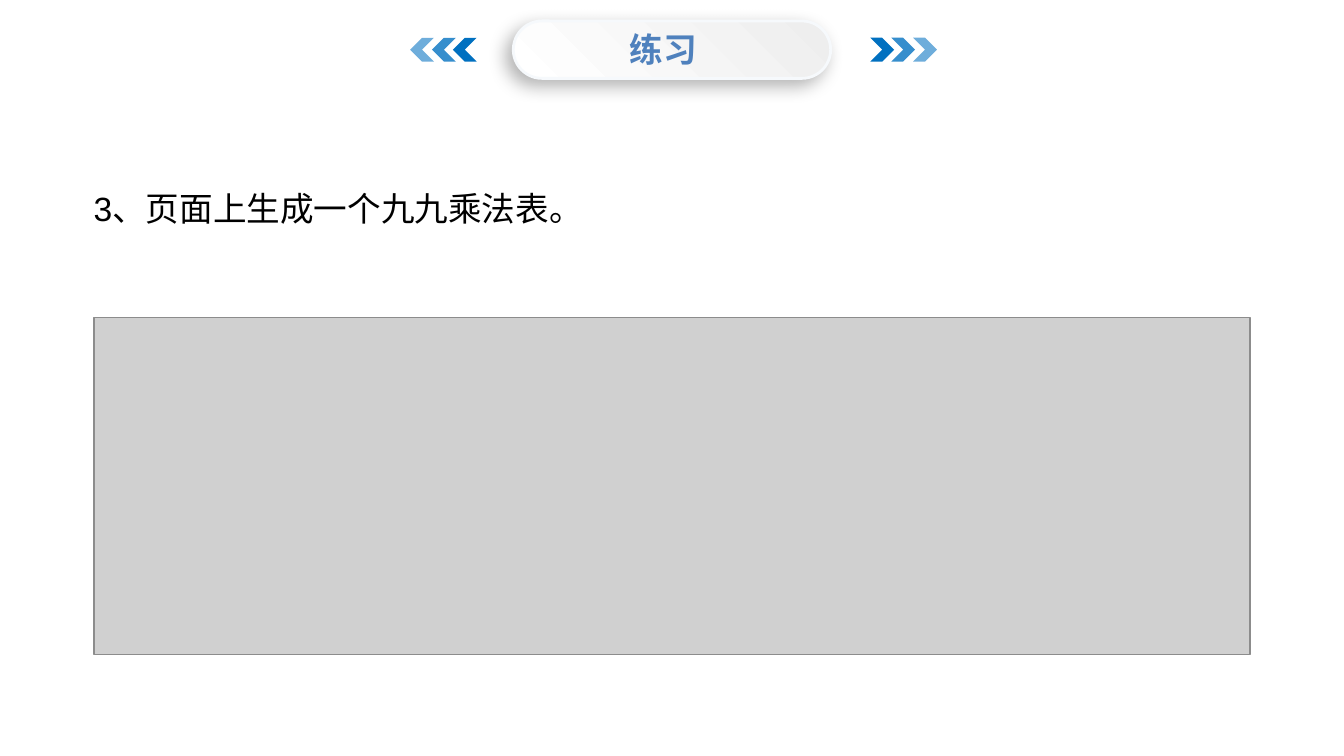
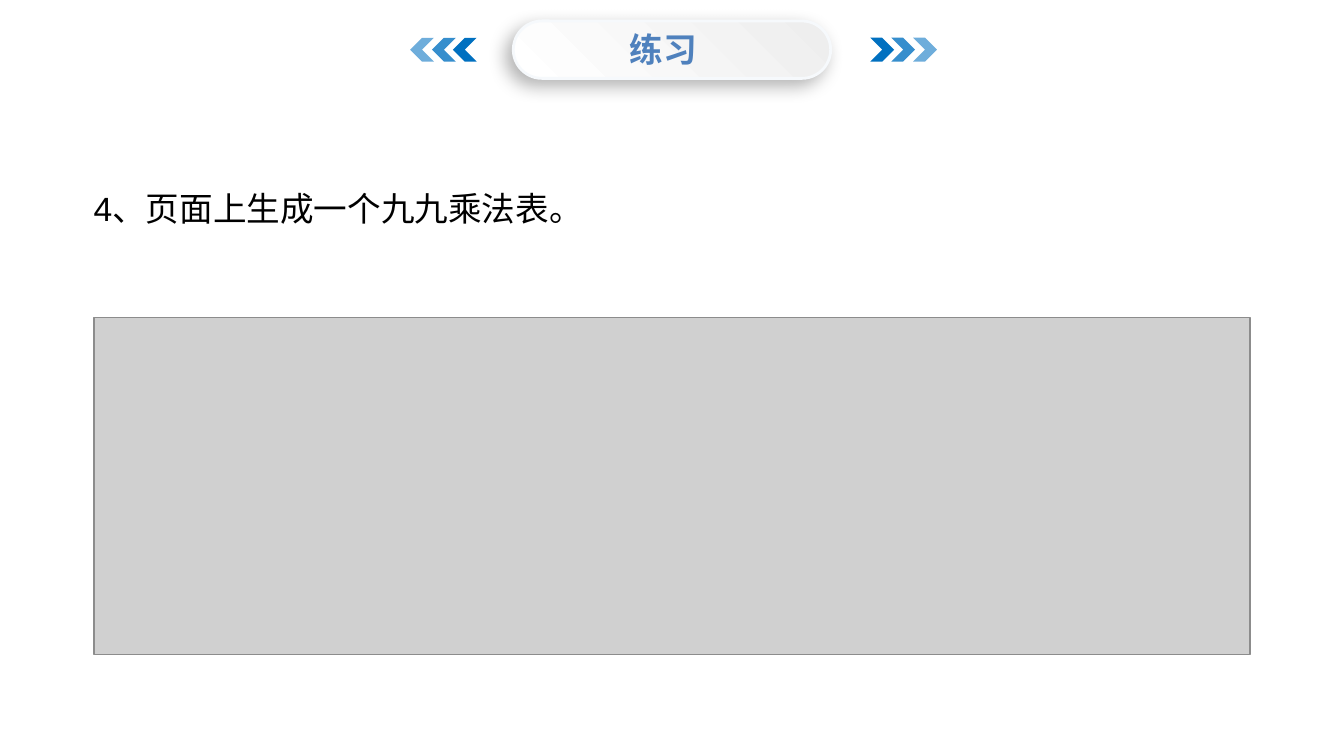
Before and after one commit to menglaoda/webA3, a slide deck: slide 20 of PPT/JS/13JavaScript DOM2.pptx (slide 19 before the commit). Drawn at 1344x756 pixels with LibreOffice and Linux fonts; fonts in the diff are those of the drawing; grey boxes stand for pictures; background and template pictures are left out. Boxes give left, top, right and bottom in pixels: in the first picture for what was removed or moved away, otherwise in the second. Text is boxed around its words. In the diff, an @@ line names an element or a change of style, - is before the commit and + after.

```diff
--- a/PPT/JS/13JavaScript DOM2.pptx
+++ b/PPT/JS/13JavaScript DOM2.pptx
@@ text at (94,194,583,224): text changed @@
-3、页面上生成一个九九乘法表。
+4、页面上生成一个九九乘法表。
```
Also in this commit, not shown: 3 other slides changed, 1 slide added, 1 slide removed.
